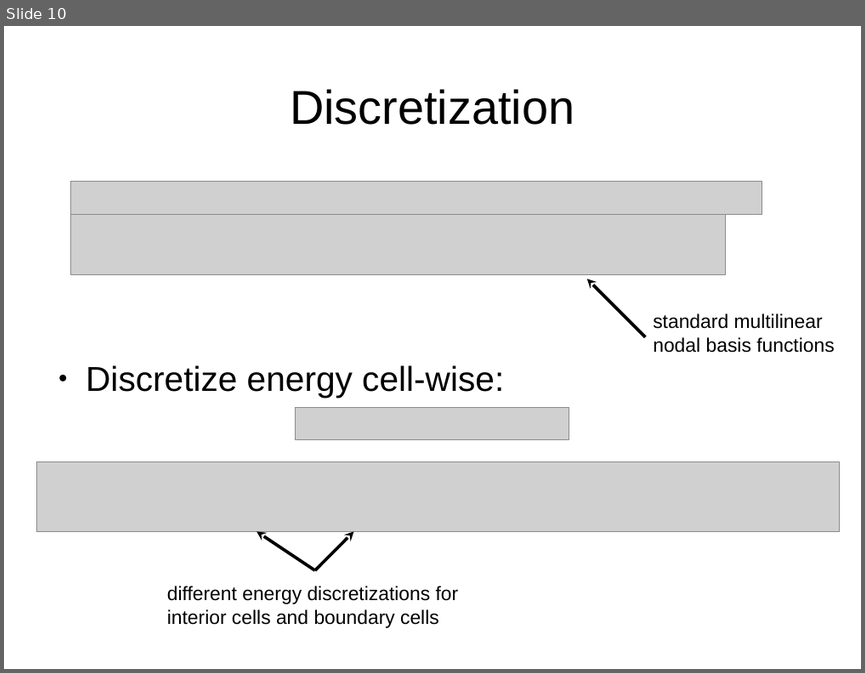
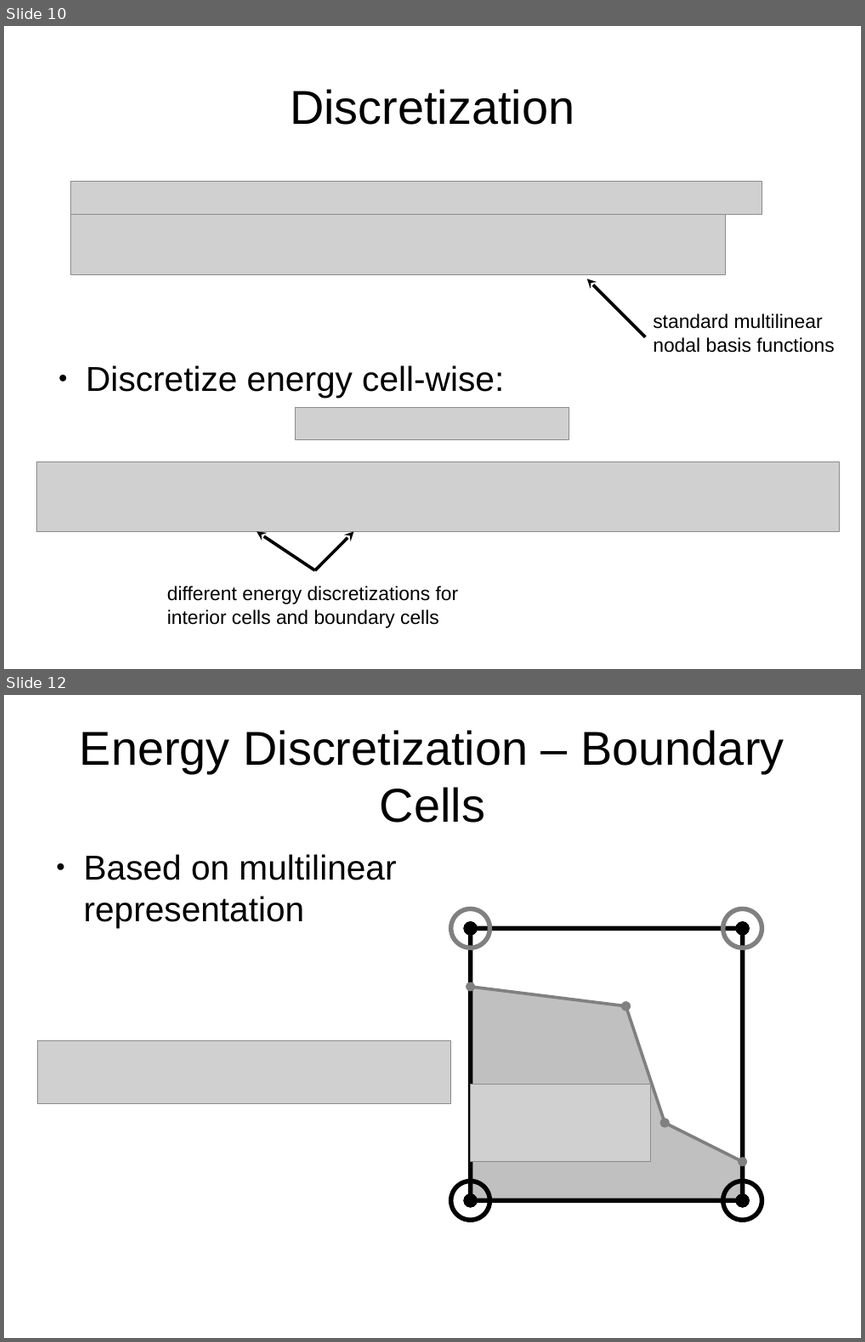
Before and after one commit to jhellrung/documents, a slide deck: presentations/sandia.2011.11.08/slides.odp. Shown one above the other, each under a label of ours: slide 10 before the commit, slides 10 and 12 after it; the slides between them are not shown. The pictures are 865x673 and 865x1342 pixels, drawn with LibreOffice and Linux fonts; fonts in the diff are those of the drawing; grey boxes stand for pictures. Boxes give left, top, right and bottom in pixels: in the first picture for what was removed or moved away, otherwise in the second. Text is boxed around its words. In the diff, an @@ line names an element or a change of style, - is before the commit and + after.

```diff
--- a/presentations/sandia.2011.11.08/slides.odp
+++ b/presentations/sandia.2011.11.08/slides.odp
@@ slide 12 added at (x1=4, y1=695, x2=861, y2=1338), background #FFFFFF @@
@@ title added at (x1=80, y1=730, x2=784, y2=823), 44 pt, text #000000 @@
+Energy Discretization – Boundary Cells
@@ text added at (x1=84, y1=854, x2=396, y2=928), 32 pt, text #000000 @@
+● Based on multilinear representation
@@ ellipse added at (x1=451, y1=909, x2=490, y2=947), outline #808080 4.31 pt @@
@@ ellipse added at (x1=723, y1=909, x2=762, y2=947), outline #808080 4.31 pt @@
@@ double arrow added from (471, 1201) to (471, 928), #000000 4.31 pt @@
@@ double arrow added from (471, 928) to (743, 928), #000000 4.31 pt @@
@@ double arrow added from (743, 928) to (743, 1201), #000000 4.31 pt @@
@@ freeform shape added at (x1=471, y1=987, x2=743, y2=1201), fill #C0C0C0 @@
@@ double arrow added from (471, 987) to (626, 1006), #808080 2.89 pt @@
@@ double arrow added from (664, 1123) to (626, 1006), #808080 2.89 pt @@
@@ picture added at (x1=37, y1=1041, x2=451, y2=1103) @@
@@ picture added at (x1=471, y1=1083, x2=651, y2=1162) @@
@@ double arrow added from (664, 1123) to (743, 1162), #808080 2.89 pt @@
@@ ellipse added at (x1=451, y1=1181, x2=490, y2=1219), outline #000000 4.31 pt @@
@@ double arrow added from (471, 1201) to (743, 1201), #000000 4.31 pt @@
@@ ellipse added at (x1=723, y1=1181, x2=762, y2=1219), outline #000000 4.31 pt @@
```
Also in this commit, not shown: 3 other slides added.
